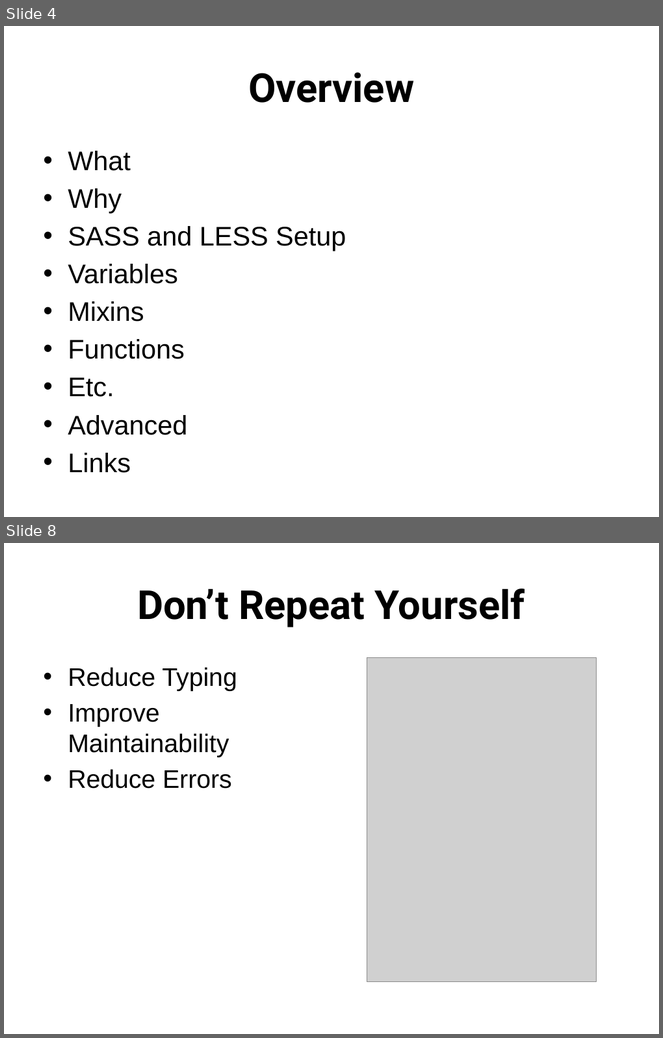
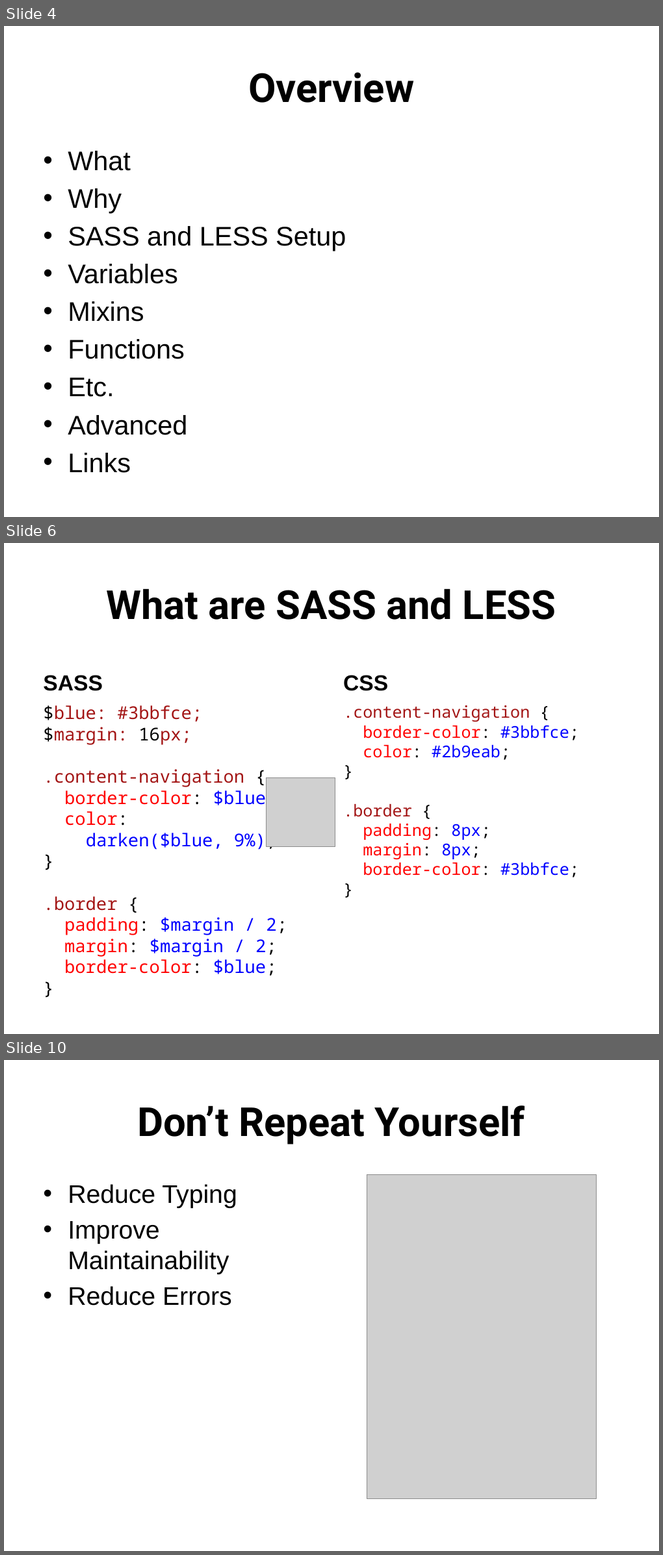
Before and after one commit to jacobladams/presentations, a slide deck: less-and-sass/Write LESS CSS and make it SASSier.pptx. Shown one above the other, each under a label of ours: slides 4 and 8 before the commit, slides 4, 6 and 10 after it; the slides between them are not shown. The pictures are 663x1038 and 663x1555 pixels, drawn with LibreOffice and Linux fonts; fonts in the diff are those of the drawing; grey boxes stand for pictures. Boxes give left, top, right and bottom in pixels: in the first picture for what was removed or moved away, otherwise in the second. Text is boxed around its words. In the diff, an @@ line names an element or a change of style, - is before the commit and + after.

Commit message:
Added more content to SASS/LESS Presentation

```diff
--- a/less-and-sass/Write LESS CSS and make it SASSier.pptx
+++ b/less-and-sass/Write LESS CSS and make it SASSier.pptx
@@ slide 6 added at <box>4,543,659,1034</box>, background #FFFFFF @@
@@ title added at <box>106,589,556,620</box>, 44 pt, text #000000, bold @@
+What are SASS and LESS
@@ text added at <box>43,675,102,691</box>, 24 pt, text #000000, bold @@
+SASS
@@ text added at <box>343,675,388,691</box>, 24 pt, text #000000, bold @@
+CSS
@@ text added at <box>43,705,287,976</box>, 19.4 pt, text #A31515 @@
+$blue: #3bbfce;
+$margin: 16px;
+.content-navigation {
+border-color: $blue;
+color:
+darken($blue, 9%);
+}
+.border {
+padding: $margin / 2;
+margin: $margin / 2;
+border-color: $blue;
+}
@@ text added at <box>343,705,579,878</box>, 18 pt, text #FF0000 @@
+.content-navigation {
+border-color: #3bbfce;
+color: #2b9eab;
+}
+.border {
+padding: 8px;
+margin: 8px;
+border-color: #3bbfce;
+}
@@ picture added at <box>266,778,336,847</box> @@
@@ what was slide 8 is now slide 10 @@
```
Also in this commit, not shown: 6 slides changed, 16 other slides added, 12 slides removed.
